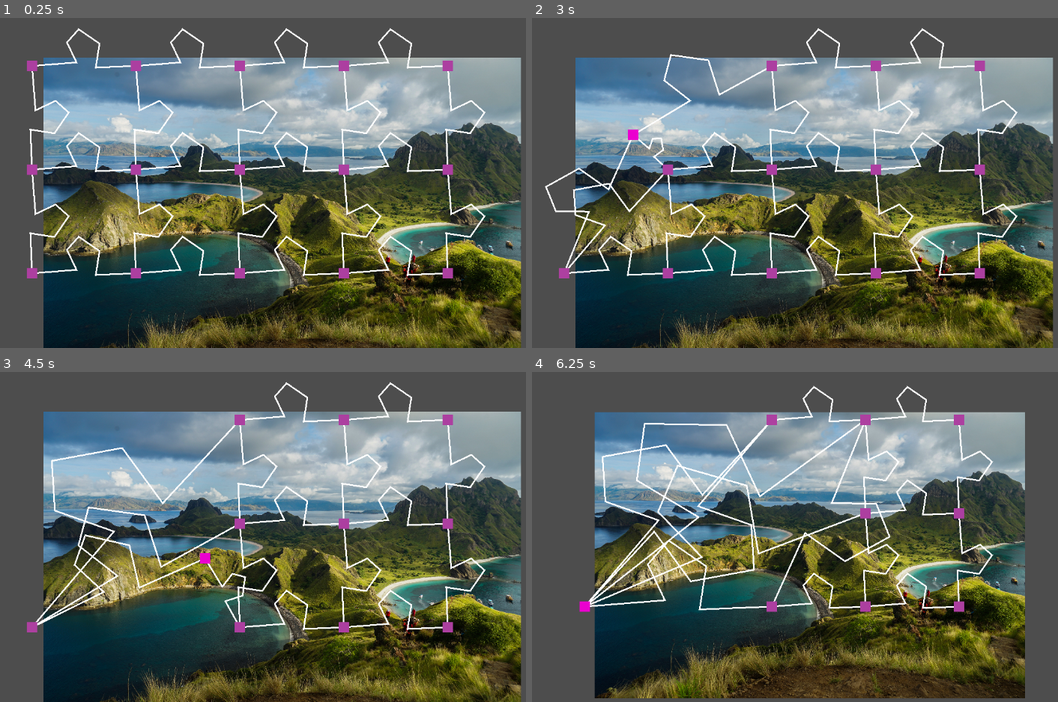
Above: before the commit, frames 1-4 (two rows, left to right).
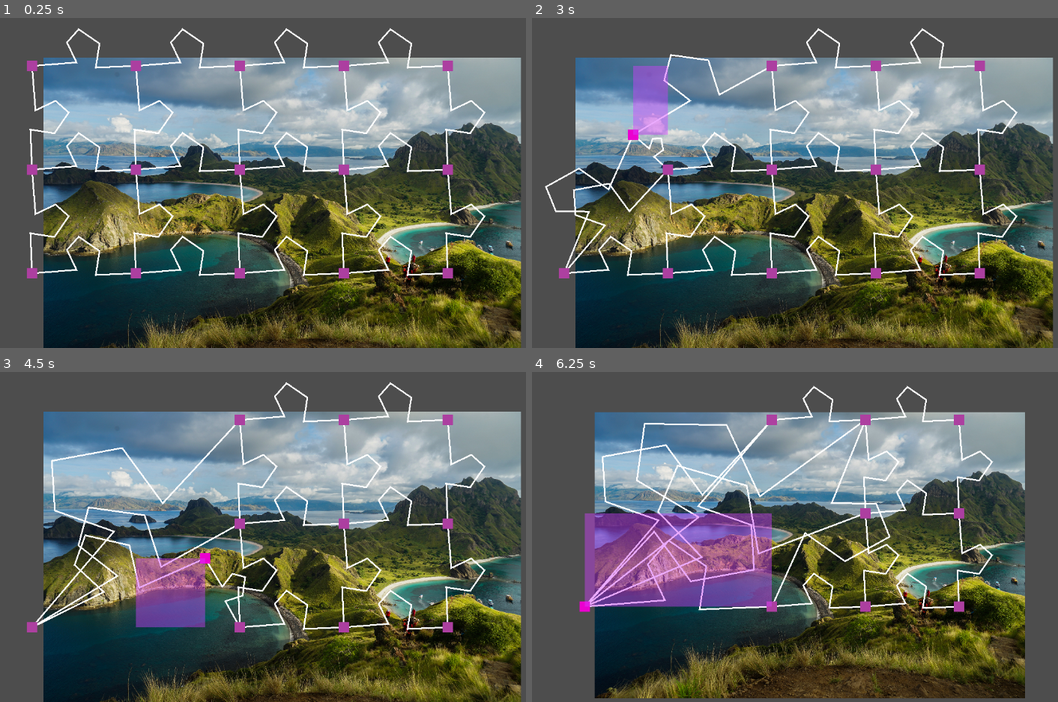
Above: after the commit, the same moments.

Repository: kreibaum/puzzle-shark
Game: Godot game, scene res://editor.tscn
Same seed, same stepped clock (60 frames per second), same inputs: the game is played once before the commit and once after it.
Inputs (mouse positions are in pixels of both pictures, inside the frame that each line leads up to):
- Up to frame 1 (0.25 s): no input
- Up to frame 2 (3 s): tap Enter at 0.5, 2 s; drag from (563, 67) to (563, 169) at 0.52 s; tap Space at 1.25, 2.75 s; drag from (563, 169) to (563, 272) at 1.27 s; hold Ctrl 2.03-2.75 s; click (563, 272) at 2.17 s; drag from (668, 67) to (563, 272) at 2.77 s
- Up to frame 3 (4.5 s): drag from (136, 523) to (31, 626) at 3.52 s; drag from (136, 626) to (341, 421) at 4.27 s
- Up to frame 4 (6.25 s): move the mouse to (773, 421) at 5.02 s; hold Mouse wheel down (ZoomIn) 5.03-5.75 s; click (773, 421) at 5.17 s; tap Enter at 5.75 s; drag from (773, 513) to (584, 606) at 5.77 s

The runs differ from the first frame. In frame 2, 1.4% of the frame differs, in the area x 19-26%, y 14-36%; in frame 3, 2.8%; in frame 4, 10%, in the area x 9-46%, y 42-72%.

Commit message:
Add a selection box that doesn't do anything yet.

Diff:
--- a/PuzzleCanvas.gd
+++ b/PuzzleCanvas.gd
@@ -1,4 +1,4 @@
-extends Node2D
+class_name PuzzleCanvas extends Node2D
 
 var handle_scene = preload("res://drag_drop_handle.tscn")
 var edge_scene = preload("res://edge.tscn")
@@ -6,6 +6,10 @@
 @export var camera: Camera2D
 
 var points = {}
+
+var is_selecting: bool = false
+var selection_start: Vector2
+var selection_end: Vector2
 
 # Called when the node enters the scene tree for the first time.
 func _ready():
@@ -35,3 +39,26 @@
 			edge.right_handle = points[Vector2i(x, y)]
 			edge.camera = camera
 			add_child(edge)
+
+func _unhandled_input(event):
+	if event is InputEventMouseButton:
+		if event.button_index == MOUSE_BUTTON_LEFT:
+			if event.pressed:
+				is_selecting = true
+				self.selection_start = get_global_mouse_position()
+				$Selection.show()
+			else:
+				is_selecting = false
+			update_selection()
+
+	elif event is InputEventMouseMotion:
+		if event.button_mask == MOUSE_BUTTON_MASK_LEFT:
+			self.selection_end = get_global_mouse_position()
+			update_selection()
+
+func update_selection():
+	if is_selecting:
+		$Selection.transform = Transform2D(0, self.selection_end - self.selection_start, 0, self.selection_start)
+		print($Selection.get_overlapping_areas())
+	else:
+		$Selection.hide()
--- a/editor.tscn
+++ b/editor.tscn
@@ -1,7 +1,7 @@
 [gd_scene load_steps=4 format=3 uid="uid://caibbyl7lcvdq"]
 
 [ext_resource type="Script" path="res://PanCamera.gd" id="1_8jika"]
-[ext_resource type="Script" path="res://PuzzleCanvas.gd" id="2_0yr3o"]
+[ext_resource type="PackedScene" uid="uid://dlgf7q63selrp" path="res://puzzle_canvas.tscn" id="2_hetub"]
 [ext_resource type="Texture2D" uid="uid://dxt53gumvtia8" path="res://Pulau_Padar.jpg" id="3_21ddy"]
 
 [node name="Node2D" type="Node2D"]
@@ -10,8 +10,7 @@
 offset = Vector2(500, 220)
 script = ExtResource("1_8jika")
 
-[node name="PuzzleCanvas" type="Node2D" parent="." node_paths=PackedStringArray("camera")]
-script = ExtResource("2_0yr3o")
+[node name="PuzzleCanvas" parent="." node_paths=PackedStringArray("camera") instance=ExtResource("2_hetub")]
 camera = NodePath("../Camera2D")
 
 [node name="BackgroundImage" type="Sprite2D" parent="."]
--- /dev/null
+++ b/puzzle_canvas.tscn
@@ -0,0 +1,21 @@
+[gd_scene load_steps=3 format=3 uid="uid://dlgf7q63selrp"]
+
+[ext_resource type="Script" path="res://PuzzleCanvas.gd" id="1_y76fk"]
+
+[sub_resource type="RectangleShape2D" id="RectangleShape2D_awmdd"]
+size = Vector2(1, 1)
+
+[node name="PuzzleCanvas" type="Node2D" node_paths=PackedStringArray("camera")]
+script = ExtResource("1_y76fk")
+camera = NodePath("")
+
+[node name="Selection" type="Area2D" parent="."]
+z_index = 4
+
+[node name="CollisionShape2D" type="CollisionShape2D" parent="Selection"]
+position = Vector2(0.5, 0.5)
+shape = SubResource("RectangleShape2D_awmdd")
+
+[node name="Polygon2D" type="Polygon2D" parent="Selection"]
+color = Color(0.823529, 0.25098, 1, 0.439216)
+polygon = PackedVector2Array(0, 0, 1, 0, 1, 1, 0, 1)
